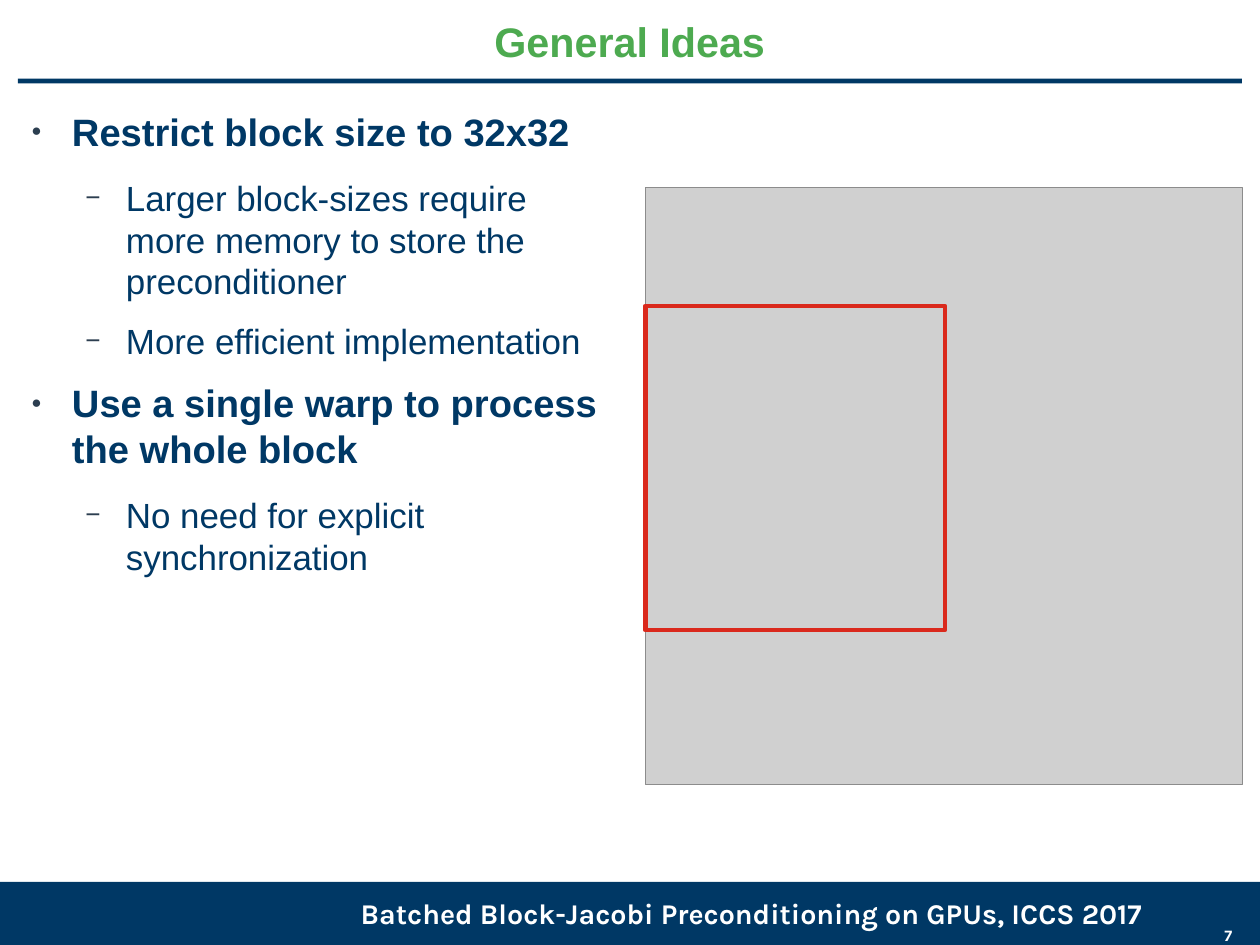
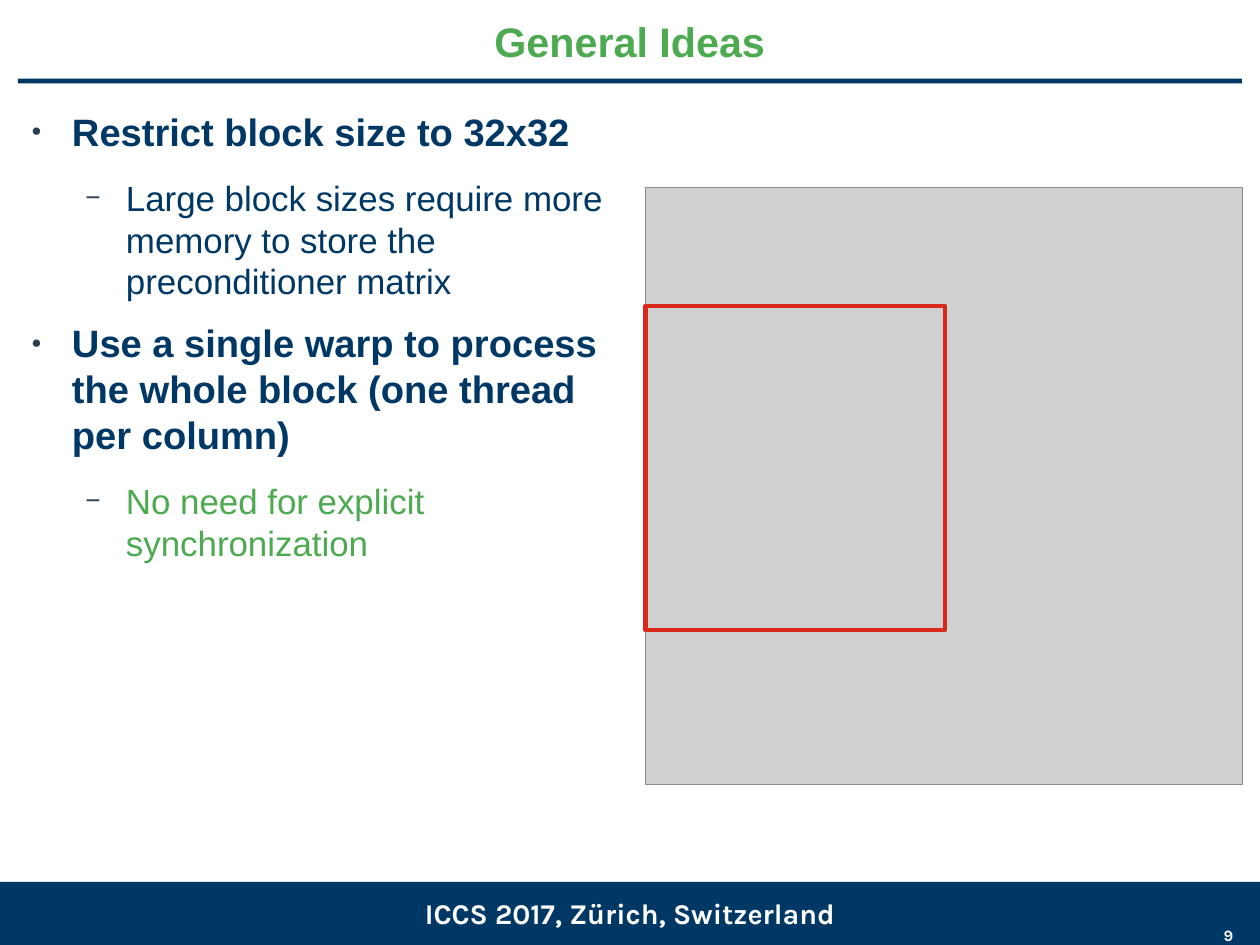
Before and after one commit to gflegar/talks, a slide deck: slide 9 of iccs_2017/slides.odp (slide 7 before the commit). Drawn at 1260x945 pixels with LibreOffice and Linux fonts; fonts in the diff are those of the drawing; grey boxes stand for pictures; background and template pictures are left out. Boxes give left, top, right and bottom in pixels: in the first picture for what was removed or moved away, otherwise in the second. Text is boxed around its words. In the diff, an @@ line names an element or a change of style, - is before the commit and + after.

```diff
--- a/iccs_2017/slides.odp
+++ b/iccs_2017/slides.odp
@@ text at bbox=[72, 185, 602, 457]: text changed @@
-  − Larger block-sizes require more memory to store the preconditioner
-  − More efficient implementation
-● Use a single warp to process the whole block
+  − Large block sizes require more memory to store the preconditioner matrix
+● Use a single warp to process the whole block (one thread per column)
@@ text at bbox=[126, 488, 425, 563]: text colour #003865 to #4DAA50 in "No need for explicit synchronization" @@
@@ text at bbox=[425, 903, 835, 928]: text changed @@
-Batched Block-Jacobi Preconditioning on GPUs, ICCS 2017
+ICCS 2017, Zürich, Switzerland
@@ page number at bbox=[1224, 930, 1234, 941]: text changed @@
-7
+9
```
Also in this commit, not shown: 13 other slides changed, 5 slides added, 2 slides removed.
